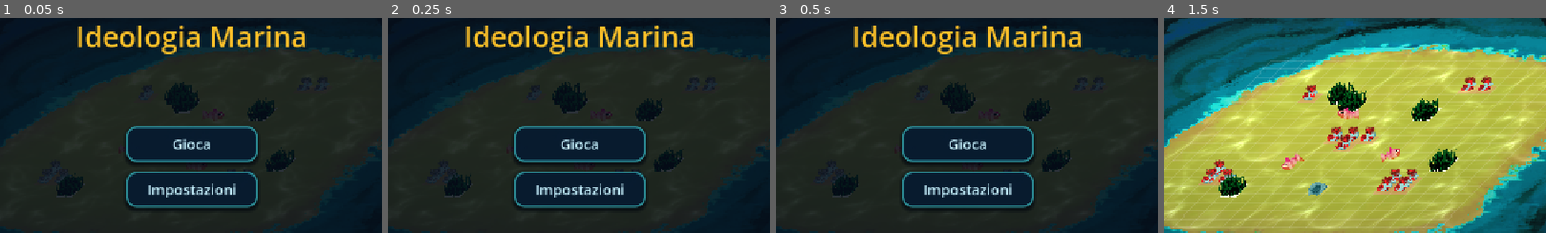
Above: before the commit, frames 1-4 (left to right).
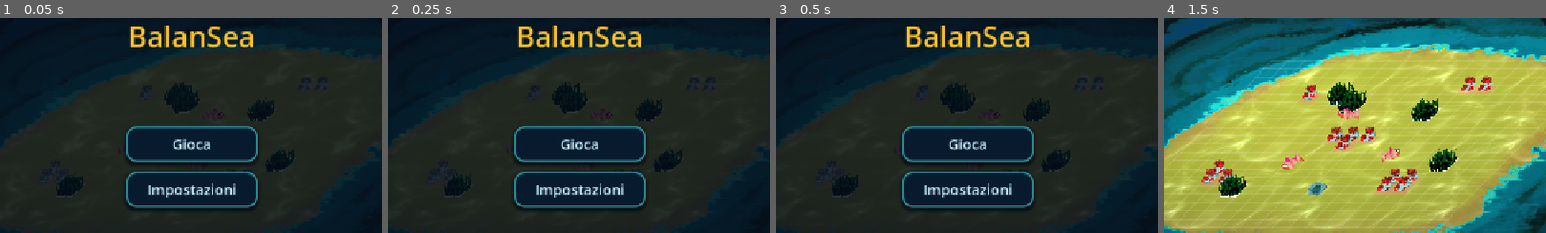
Above: after the commit, the same moments.

Repository: TakFog/rgj2026
Game: Godot game, scene res://main/main.tscn
Two runs of this game, one before a commit and one after it. Both use one fixed random seed, a clock stepped at 60 frames per second and the inputs below. Sound files missing from this copy of the repository are replaced by a short silence.
Inputs (mouse positions are % of the whole screen's width and height, from its top left):
- Up to frame 1 (0.05 s): no input
- Up to frame 2 (0.25 s): no input
- Up to frame 3 (0.5 s): no input
- Up to frame 4 (1.5 s): click "Gioca" at 0.5 s; click (36, 89) at 1.27 s
The pictures show only the part of the screen within x 25-75%, y 21-71%; the shares and areas given below are measured in that part.

The runs differ from the first frame. In frame 1, 3.4% of the frame differs, in the area x 20-80%, y 3-17%; in frame 2, 3.4%; in frame 3, 3.4%; in frame 4, nothing differs.

Commit message:
Rename the game to BalanSea
Replace every Ideologia Marina reference in the UI, docs and tests, and set
the Godot project name (window and web page title) to BalanSea.

Diff:
--- a/project.godot
+++ b/project.godot
@@ -10,7 +10,7 @@
 
 [application]
 
-config/name="rgj2026"
+config/name="BalanSea"
 run/main_scene="res://main/main.tscn"
 config/features=PackedStringArray("4.7", "GL Compatibility")
 config/icon="res://icon.svg"
--- a/tests/unit/test_ui_localization.gd
+++ b/tests/unit/test_ui_localization.gd
@@ -2,7 +2,7 @@
 ## Guards the player-facing language: the title and the F3 labels are Italian.
 
 func test_game_title_is_italian() -> void:
-	assert_eq(MainMenuScreen.GAME_TITLE, "Ideologia Marina")
+	assert_eq(MainMenuScreen.GAME_TITLE, "BalanSea")
 
 
 func test_debug_flag_labels_are_italian() -> void:
--- a/ui/b_main_menu.gd
+++ b/ui/b_main_menu.gd
@@ -12,7 +12,7 @@
 
 ## Player-facing name and credits, kept in one place so the title screen and
 ## the credits panel cannot drift apart.
-const GAME_TITLE := "Ideologia Marina"
+const GAME_TITLE := "BalanSea"
 const CREDITS_TEXT := "Un gestionale di barriera corallina.\nTema del game jam: SUBIRE.\n\nRealizzato con Godot 4.7.2."
 
 signal play_pressed
Not shown, changed: CLAUDE.md
Not shown, changed: docs/GDD.md
Not shown, changed: docs/superpowers/plans/2026-11-07-00-roadmap.md
Not shown, changed: docs/superpowers/plans/2026-11-07-p4-polish.md
